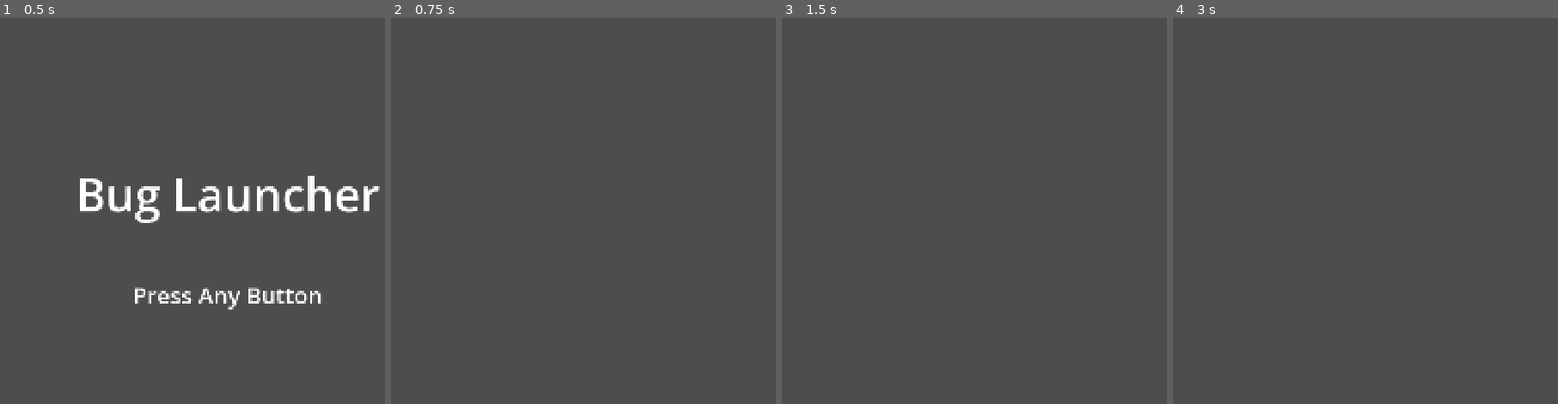
Above: before the commit, frames 1-4 (left to right).
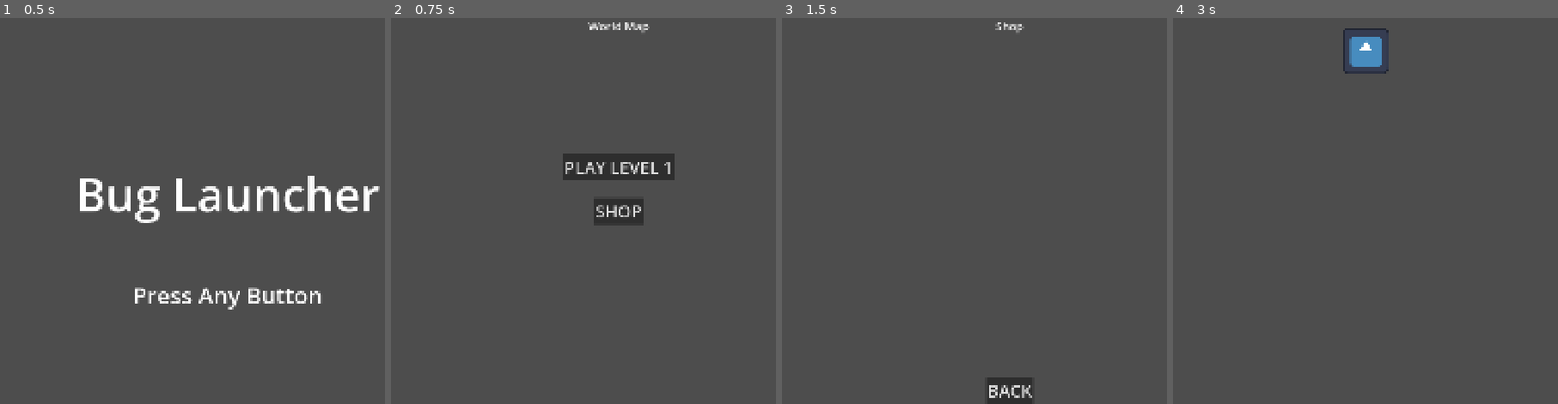
Above: after the commit, the same moments.

Repository: cheesepak/bug-launcher-byogj
Game: Godot game, scene res://main_menu.tscn
Same seed, same stepped clock (60 frames per second), same inputs: the game is played once before the commit and once after it. The engine's default icon, where the game draws it, is replaced by a stand-in: a white triangle on a blue panel in a dark square.
Inputs (mouse positions are in pixels of both pictures, inside the frame that each line leads up to):
- Up to frame 1 (0.5 s): no input
- Up to frame 2 (0.75 s): tap Enter at 0.5 s; move the mouse to (768, 191) at 0.52 s; click (768, 191) at 0.6 s
- Up to frame 3 (1.5 s): click (1009, 211) at 1.25 s, where only the run after the commit has a clickable "SHOP"
- Up to frame 4 (3 s): click (1400, 392) at 2 s, where only the run after the commit has a clickable "BACK"; click (1400, 168) at 2.75 s, where only the run after the commit has a clickable "PLAY LEVEL 1"

Frame 1 is identical in both runs. In frame 2, 2.8% of the frame differs, in the area x 44-74%, y 1-54%; in frame 3, 0.8%; in frame 4, 0.9%.

Commit message:
Add placeholder label and buttons for shop and level 1

Diff:
--- a/world_map.tscn
+++ b/world_map.tscn
@@ -1,3 +1,48 @@
 [gd_scene format=3 uid="uid://0wpnh1kalhmd"]
 
+[ext_resource type="Script" uid="uid://c88kxbnxr2pim" path="res://world_map.gd" id="1_r63r8"]
+
 [node name="WorldMap" type="Node" unique_id=1549927153]
+script = ExtResource("1_r63r8")
+
+[node name="WorldMapPlaceholderLabel" type="Label" parent="." unique_id=1862800830]
+anchors_preset = 5
+anchor_left = 0.5
+anchor_right = 0.5
+offset_left = -84.0
+offset_right = 84.0
+offset_bottom = 45.0
+grow_horizontal = 2
+text = "World Map"
+horizontal_alignment = 1
+
+[node name="Level1Button" type="Button" parent="." unique_id=2032484828]
+anchors_preset = 8
+anchor_left = 0.5
+anchor_top = 0.5
+anchor_right = 0.5
+anchor_bottom = 0.5
+offset_left = -156.0
+offset_top = -160.0
+offset_right = 156.0
+offset_bottom = -85.0
+grow_horizontal = 2
+grow_vertical = 2
+text = "PLAY LEVEL 1"
+
+[node name="ShopButton" type="Button" parent="." unique_id=1323348915]
+anchors_preset = 8
+anchor_left = 0.5
+anchor_top = 0.5
+anchor_right = 0.5
+anchor_bottom = 0.5
+offset_left = -4.0
+offset_top = -4.0
+offset_right = 4.0
+offset_bottom = 4.0
+grow_horizontal = 2
+grow_vertical = 2
+text = "SHOP"
+
+[connection signal="pressed" from="Level1Button" to="." method="_on_level_1_button_pressed"]
+[connection signal="pressed" from="ShopButton" to="." method="_on_shop_button_pressed"]
